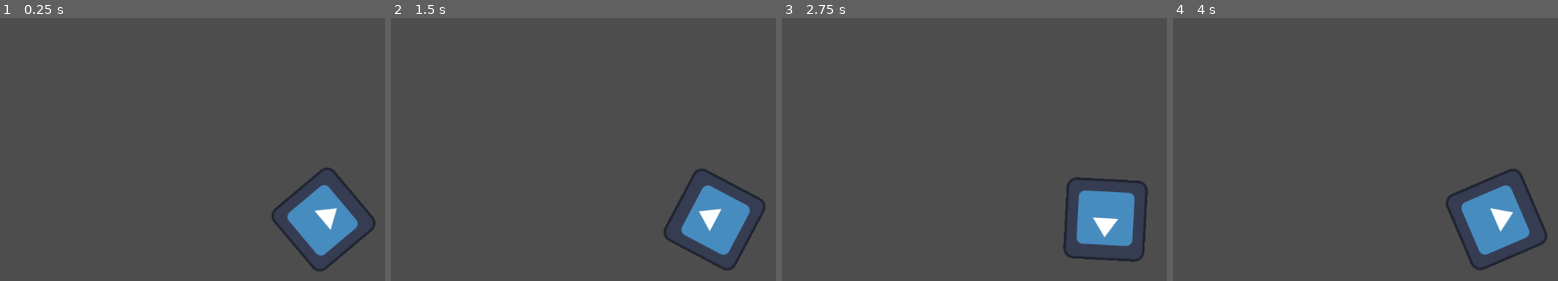
Above: before the commit, frames 1-4 (left to right).
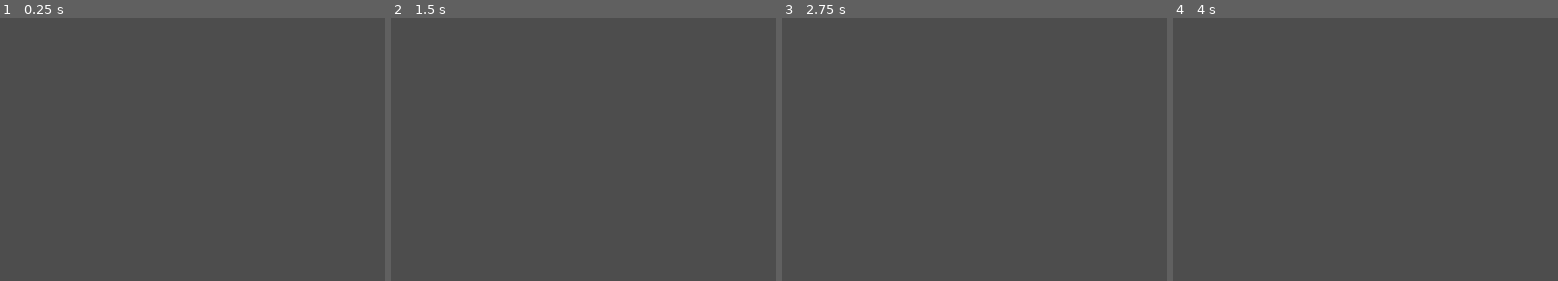
Above: after the commit, the same moments.

Repository: ciro-angarella/Parthenope_Game_Jam_2024
Game: Godot game, scene res://scenes/main_menu.tscn
Same seed, same stepped clock (60 frames per second), same inputs: the game is played once before the commit and once after it. Before the commit the project starts from res://node_2d.tscn. The engine's default icon, where the game draws it, is replaced by a stand-in: a white triangle on a blue panel in a dark square.
Inputs:
- Up to frame 1 (0.25 s): no input
- Up to frame 2 (1.5 s): tap Enter (ui_accept) at 0.5, 0.77 s
- Up to frame 3 (2.75 s): tap Enter (ui_accept) at 1.52 s
- Up to frame 4 (4 s): tap Enter (ui_accept) at 3.02, 3.77 s

The runs differ from the first frame. In frame 1, 3.7% of the frame differs, in the area x 70-98%, y 56-97%; in frame 2, 3.8%; in frame 3, 3.9%; in frame 4, 4.0%, in the area x 70-98%, y 57-96%.

Commit message:
added snow particles

Diff:
--- a/node_2d.tscn
+++ /dev/null
@@ -1,12 +0,0 @@
-[gd_scene load_steps=3 format=3 uid="uid://cdvl77pvvdxva"]
-
-[ext_resource type="Texture2D" uid="uid://b0nst4gvjidxr" path="res://icon.svg" id="2_62enr"]
-[ext_resource type="Script" path="res://snow_ball_script.gd" id="2_orb1b"]
-
-[node name="Node2D" type="Node2D"]
-
-[node name="Camera2D" type="Camera2D" parent="."]
-
-[node name="Sprite2D" type="Sprite2D" parent="."]
-texture = ExtResource("2_62enr")
-script = ExtResource("2_orb1b")
--- /dev/null
+++ b/particles/snow_particles.tscn
@@ -0,0 +1,23 @@
+[gd_scene load_steps=2 format=3 uid="uid://b80mwjc8jueo6"]
+
+[sub_resource type="ParticleProcessMaterial" id="ParticleProcessMaterial_ry6dr"]
+particle_flag_disable_z = true
+emission_shape = 3
+emission_box_extents = Vector3(100, 1, 1)
+gravity = Vector3(0, 20, 0)
+linear_accel_min = -2.23517e-06
+linear_accel_max = -2.23517e-06
+radial_accel_min = -1.0
+radial_accel_max = -1.0
+damping_min = 5.0
+damping_max = 5.0
+scale_min = 2.0
+scale_max = 5.0
+collision_mode = 1
+collision_friction = 1.0
+collision_bounce = 0.0
+
+[node name="SnowParticles" type="GPUParticles2D"]
+amount = 64
+process_material = SubResource("ParticleProcessMaterial_ry6dr")
+lifetime = 20.0
--- a/project.godot
+++ b/project.godot
@@ -11,7 +11,7 @@
 [application]
 
 config/name="game-jam-parthenope-2024"
-run/main_scene="res://node_2d.tscn"
+run/main_scene="res://scenes/main_menu.tscn"
 config/features=PackedStringArray("4.3", "Forward Plus")
 config/icon="res://icon.svg"
 
@@ -22,3 +22,9 @@
 "events": [Object(InputEventKey,"resource_local_to_scene":false,"resource_name":"","device":0,"window_id":0,"alt_presse …(194 unchanged characters)…
 ]
 }
+close_game={
+"deadzone": 0.5,
+"events": [Object(InputEventKey,"resource_local_to_scene":false,"resource_name":"","device":0,"window_id":0,"alt_pressed":false,"shift_pressed":false,"ctrl_pressed":false,"meta_pressed":false,"pressed":false,"keycode":0,"physical_keycode":4194305,"key_label":0,"unicode":0,"location":0,"echo":false,"script":null)
+, Object(InputEventJoypadButton,"resource_local_to_scene":false,"resource_name":"","device":-1,"button_index":4,"pressure":0.0,"pressed":false,"script":null)
+]
+}
--- /dev/null
+++ b/scenes/main_menu.tscn
@@ -0,0 +1,15 @@
+[gd_scene load_steps=3 format=3 uid="uid://bxoj7gi1ic04"]
+
+[ext_resource type="Script" path="res://scripts/game_manager.gd" id="1_bv8y3"]
+[ext_resource type="PackedScene" uid="uid://b80mwjc8jueo6" path="res://particles/snow_particles.tscn" id="2_70sfi"]
+
+[node name="MainMenu" type="Control"]
+layout_mode = 3
+anchors_preset = 15
+anchor_right = 1.0
+anchor_bottom = 1.0
+grow_horizontal = 2
+grow_vertical = 2
+script = ExtResource("1_bv8y3")
+
+[node name="SnowParticles" parent="." instance=ExtResource("2_70sfi")]
--- /dev/null
+++ b/scenes/node_2d.tscn
@@ -0,0 +1,12 @@
+[gd_scene load_steps=3 format=3 uid="uid://cntqyc3l48gde"]
+
+[ext_resource type="Texture2D" uid="uid://b0nst4gvjidxr" path="res://icon.svg" id="1_nwk5x"]
+[ext_resource type="Script" path="res://scripts/snow_ball_script.gd" id="2_im5bk"]
+
+[node name="Node2D" type="Node2D"]
+
+[node name="Camera2D" type="Camera2D" parent="."]
+
+[node name="Sprite2D" type="Sprite2D" parent="."]
+texture = ExtResource("1_nwk5x")
+script = ExtResource("2_im5bk")
--- /dev/null
+++ b/scripts/game_manager.gd
@@ -0,0 +1,12 @@
+extends Node
+
+
+# Called when the node enters the scene tree for the first time.
+func _ready() -> void:
+	set_process(true)
+
+
+# Called every frame. 'delta' is the elapsed time since the previous frame.
+func _process(delta: float) -> void:
+	if Input.is_action_pressed("close_game"):
+		get_tree().quit();
Renamed: snow_ball_script.gd -> scripts/snow_ball_script.gd
